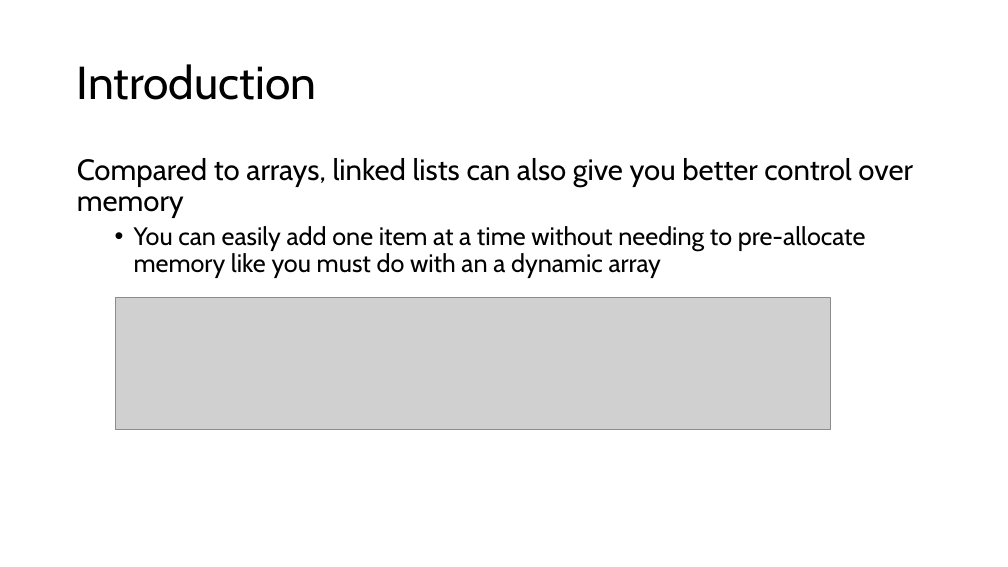
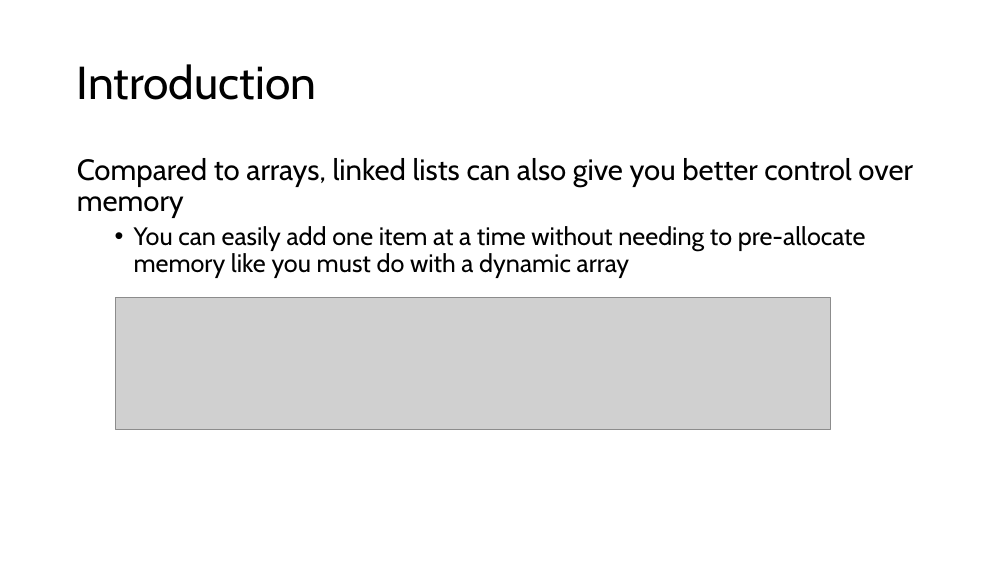
Before and after one commit to tjd1234/cmpt225Summer2026, a slide deck: slide 4 of lectures/lecture2/lecture2.pptx. Drawn at 1008x567 pixels with LibreOffice and Linux fonts; fonts in the diff are those of the drawing; grey boxes stand for pictures. Boxes give left, top, right and bottom in pixels: in the first picture for what was removed or moved away, otherwise in the second. Text is boxed around its words. In the diff, an @@ line names an element or a change of style, - is before the commit and + after.

```diff
--- a/lectures/lecture2/lecture2.pptx
+++ b/lectures/lecture2/lecture2.pptx
@@ text at (134, 226, 866, 278): text changed @@
-  • You can easily add one item at a time without needing to pre-allocate memory like you must do with an a dynamic array
+  • You can easily add one item at a time without needing to pre-allocate memory like you must do with a dynamic array
```
Also in this commit, not shown: 3 other slides changed, 16 other files.
